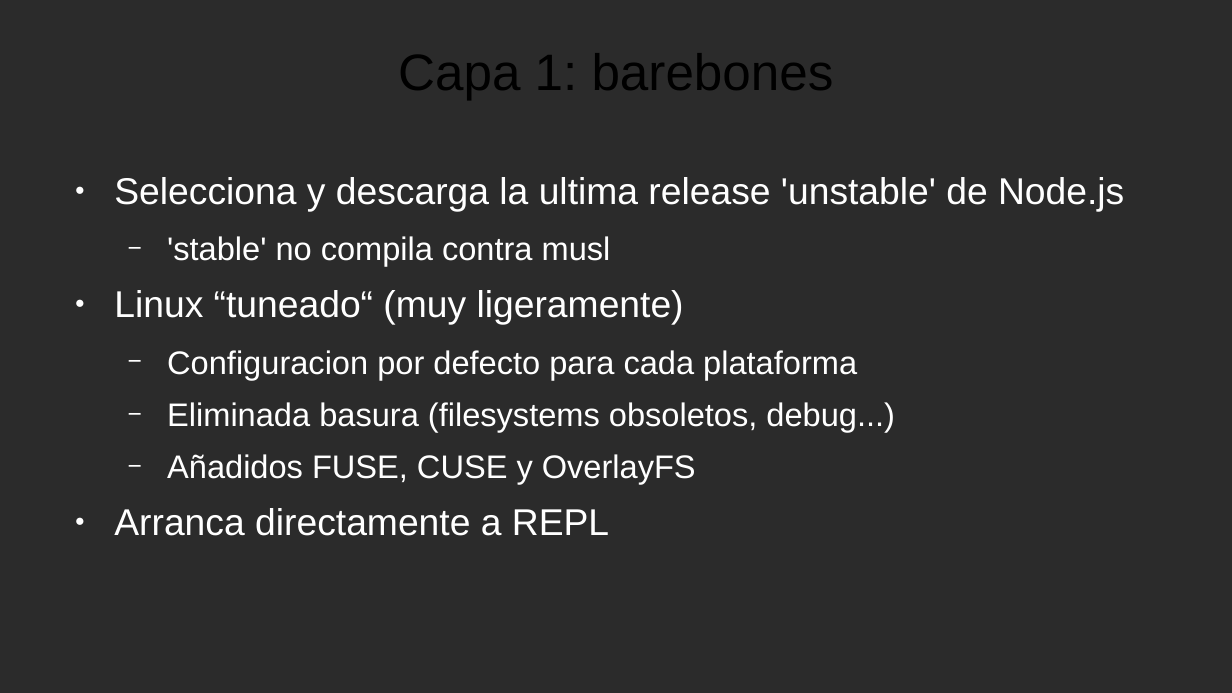
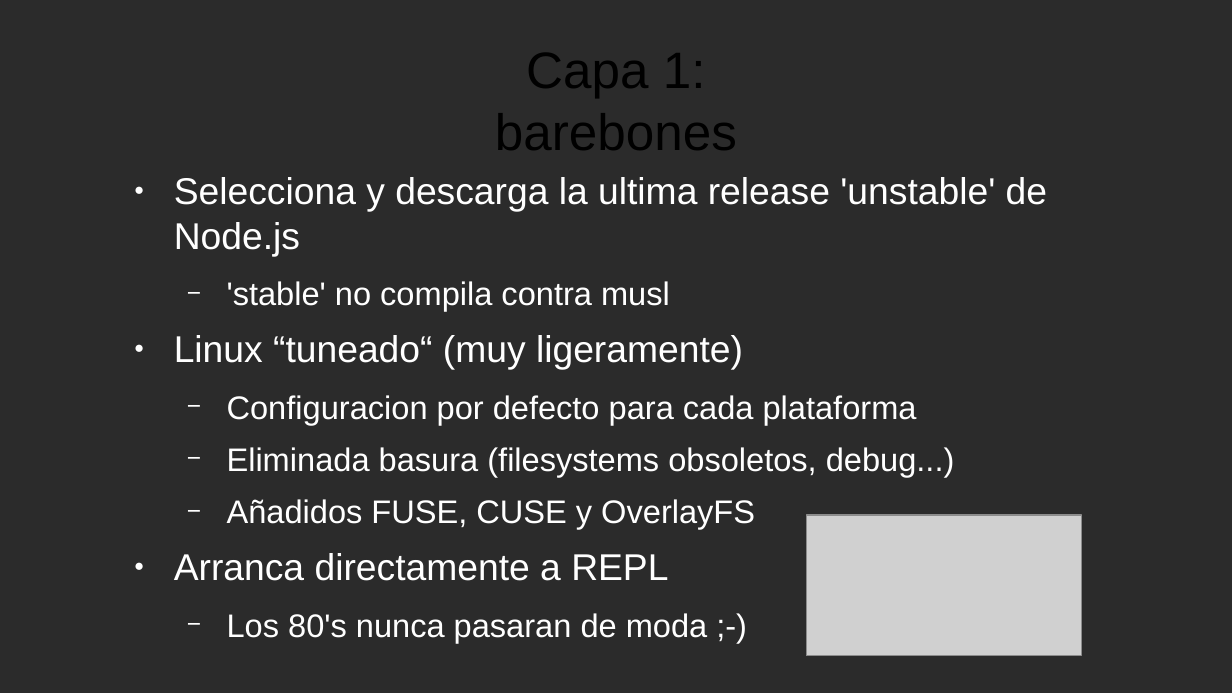
Before and after one commit to NodeOS/NodeOS, a slide deck: slide 10 of doc/NodeOS.odp (slide 11 before the commit). Drawn at 1232x693 pixels with LibreOffice and Linux fonts; fonts in the diff are those of the drawing; grey boxes stand for pictures; background and template pictures are left out; a plain dark background stands for a picture behind light text. Boxes give left, top, right and bottom in pixels: in the first picture for what was removed or moved away, otherwise in the second. Text is boxed around its words. In the diff, an @@ line names an element or a change of style, - is before the commit and + after.

```diff
--- a/doc/NodeOS.odp
+++ b/doc/NodeOS.odp
@@ title "Capa 1: barebones" rewrapped from (x1=398, y1=53, x2=834, y2=100) to (x1=495, y1=53, x2=737, y2=150) @@
@@ text "Selecciona y descarga la ultima ..." moved from (x1=114, y1=177, x2=1124, y2=536) to (x1=174, y1=177, x2=1047, y2=643) @@
@@ picture added at (x1=807, y1=515, x2=1082, y2=656) @@
@@ text at (x1=227, y1=613, x2=708, y2=643): paragraph added @@
+  − Los 80's nunca pasaran de moda ;-)
```
Also in this commit, not shown: 16 other slides changed, 1 slide removed, 1 other file.
